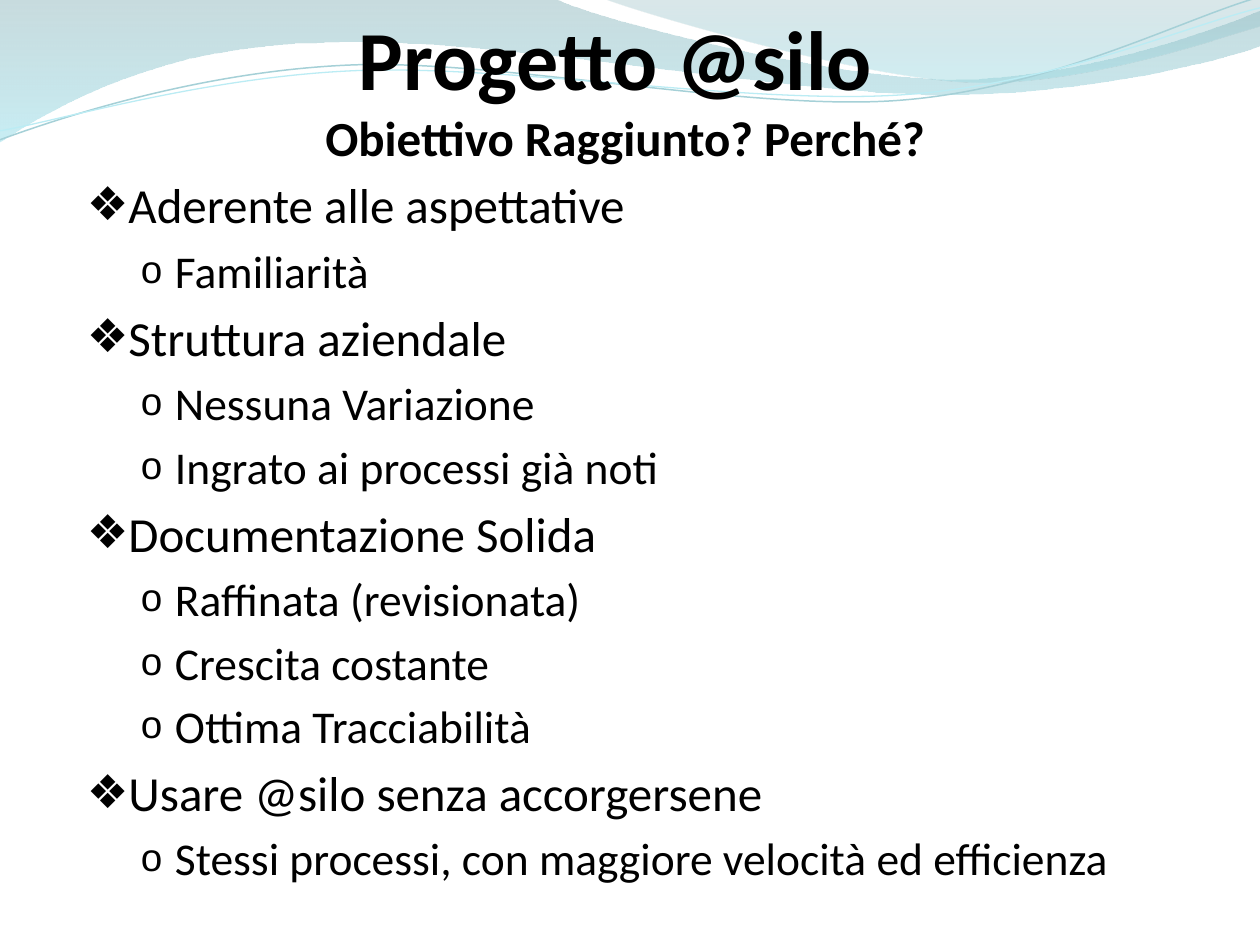
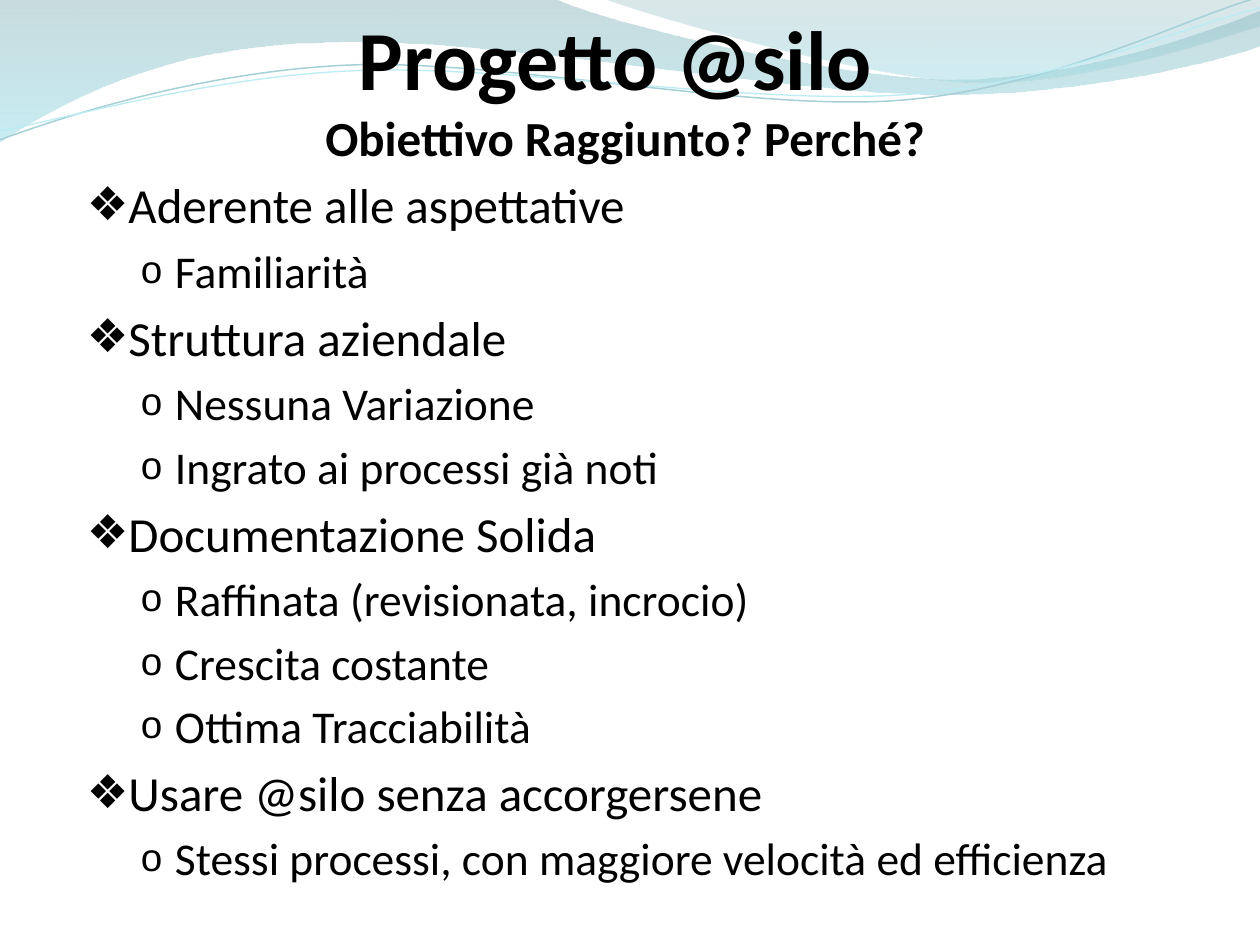
Before and after one commit to ammirate/at-silo, a slide deck: slide 94 of Presentazione/Atsilo1/[BOZZA] Atsilo_A_PresentazioneFinale copia.pptx (slide 97 before the commit). Drawn at 1260x945 pixels with LibreOffice and Linux fonts; fonts in the diff are those of the drawing. Boxes give left, top, right and bottom in pixels: in the first picture for what was removed or moved away, otherwise in the second. Text is boxed around its words. In the diff, an @@ line names an element or a change of style, - is before the commit and + after.

```diff
--- a/Presentazione/Atsilo1/[BOZZA] Atsilo_A_PresentazioneFinale copia.pptx
+++ b/Presentazione/Atsilo1/[BOZZA] Atsilo_A_PresentazioneFinale copia.pptx
@@ text at (175, 583, 748, 622): text changed @@
-  o Raffinata (revisionata)
+  o Raffinata (revisionata, incrocio)
```
Also in this commit, not shown: 10 other slides changed, 3 slides removed.
